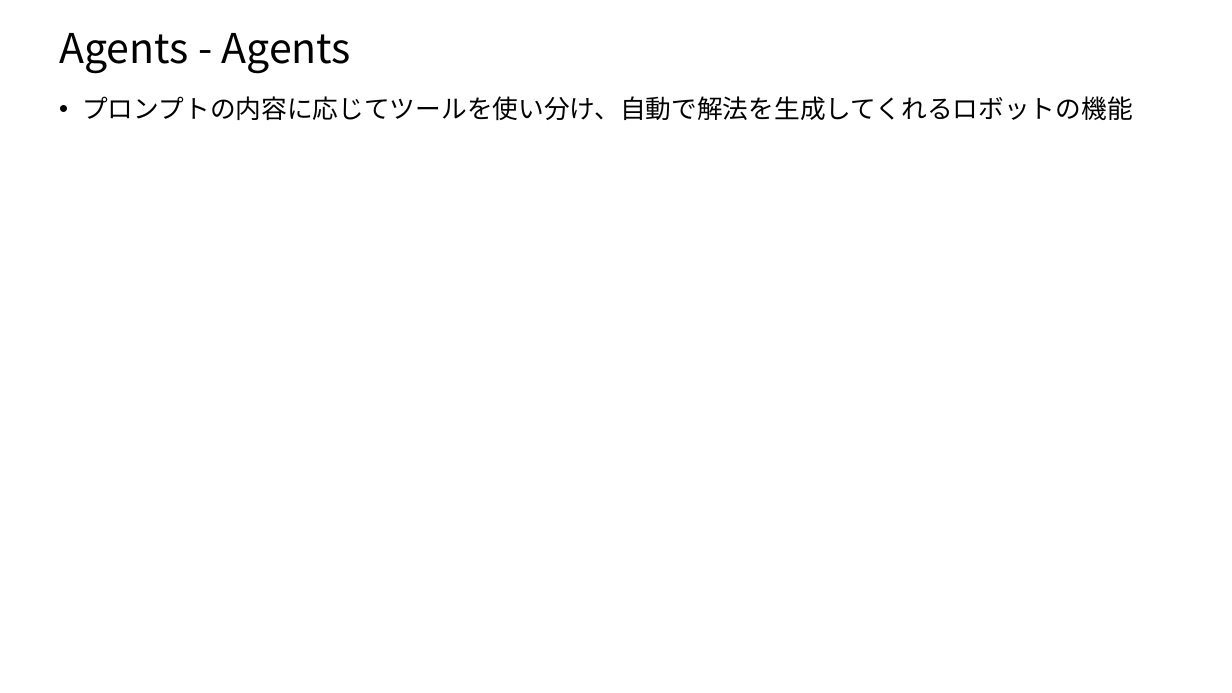
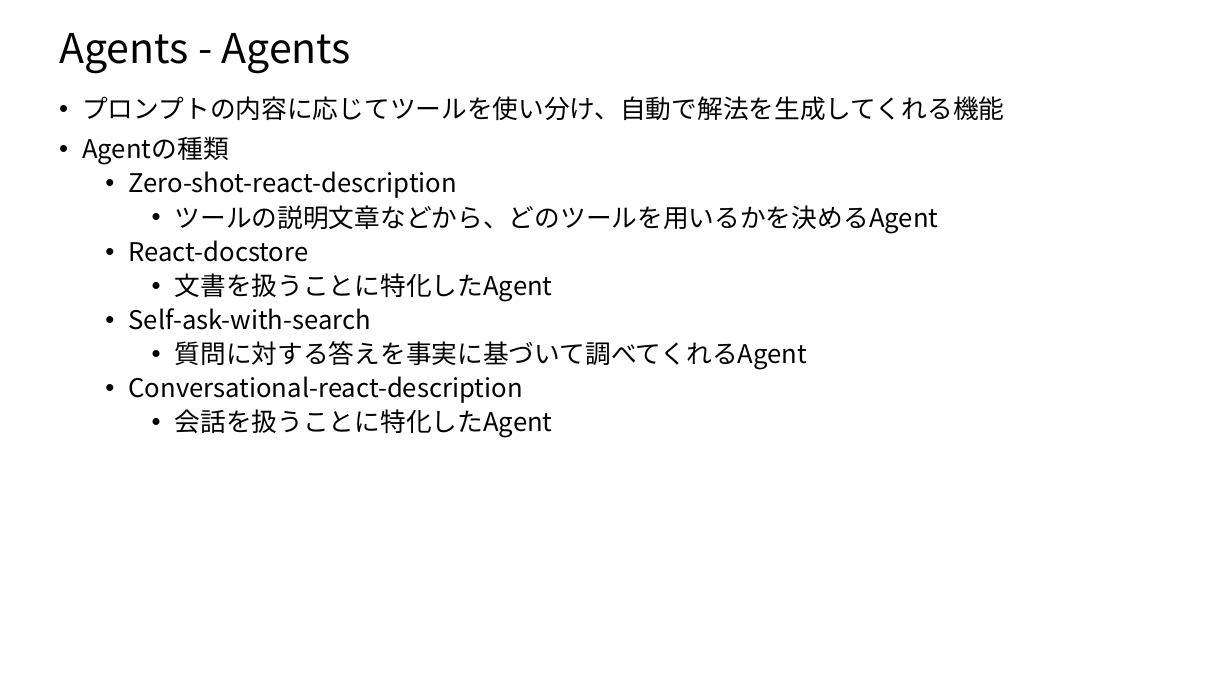
Before and after one commit to nakayasu720/report, a slide deck: slide 27 of LangChainについて.pptx. Drawn at 1232x693 pixels with LibreOffice and Linux fonts; fonts in the diff are those of the drawing. Boxes give left, top, right and bottom in pixels: in the first picture for what was removed or moved away, otherwise in the second. Text is boxed around its words. In the diff, an @@ line names an element or a change of style, - is before the commit and + after.

Commit message:
v2

```diff
--- a/LangChainについて.pptx
+++ b/LangChainについて.pptx
@@ text at (x1=82, y1=96, x2=1004, y2=438): text changed @@
-• プロンプトの内容に応じてツールを使い分け、自動で解法を生成してくれるロボットの機能
+• プロンプトの内容に応じてツールを使い分け、自動で解法を生成してくれる機能
+• Agentの種類
+  • Zero-shot-react-description
+    • ツールの説明文章などから、どのツールを用いるかを決めるAgent
+  • React-docstore
+    • 文書を扱うことに特化したAgent
+  • Self-ask-with-search
+    • 質問に対する答えを事実に基づいて調べてくれるAgent
+  • Conversational-react-description
+    • 会話を扱うことに特化したAgent
```
Also in this commit, not shown: 10 other slides changed, 1 slide added.
